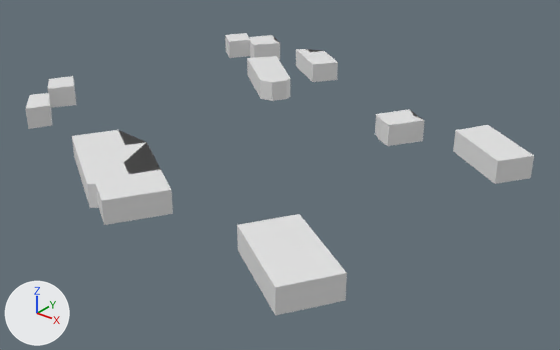
Two versions of the glTF model output/glb/tile_405.glb, one commit apart.
Camera for both pictures: a 50 mm lens placed at (222.0, -260.0, 139.0), pointed at (21.0, -9.0, -17.0). The lights are fixed; the arrows at lower left show +X, +Y and +Z. The older version comes first. Vertices at exactly the same position are counted once.

Script lines for the objects in view, before the commit:
```python
me_mesh_0 = bpy.data.meshes.new('Mesh_0')
me_mesh_0.from_pydata(...)  # 116 vertices, 157 faces; spans x -107.0..124.0, y -112.0..96.0, z 0.0..10.0
ob_mesh_0 = bpy.data.objects.new('Mesh_0', me_mesh_0)
ob_mesh_0.location = (0.0, 0.0, 0.0)
```
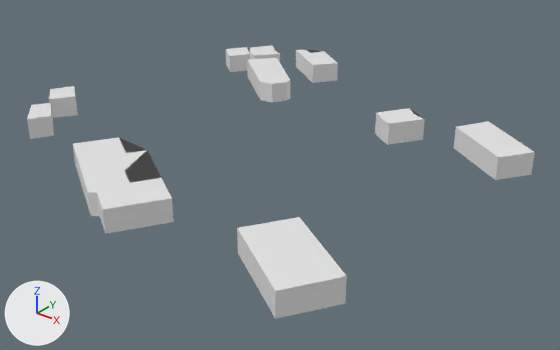
What changed in the scene script:
```text
Change me_mesh_0:
    used by ob_mesh_0; location = (0.0, 0.0, 0.0)
    remove me_mesh_0.from_pydata(...)  # 116 vertices, 157 faces; spans x -107.0..124.0, y -112.0..96.0, z 0.0..10.0
    add me_mesh_0.from_pydata(...)  # 118 vertices, 157 faces; spans x -107.0..124.0, y -112.0..96.0, z -9.0..12.0
    me_mesh_0 part 1: the loose piece of 12 vertices spanning x -51.0..-11.0, y 28.0..65.0, z 0.0..10.0 is moved by (0.0, 0.0, -1.0)
    me_mesh_0 part 2: the loose piece of 24 vertices spanning x -37.0..32.0, y -109.0..-61.0, z 0.0..10.0 is moved by (0.0, 0.0, -4.0)
    me_mesh_0 part 3: the loose piece of 8 vertices spanning x -107.0..-88.0, y -48.0..-28.0, z 0.0..10.0 is moved by (0.0, 0.0, -5.0)
    me_mesh_0 part 4: the loose piece of 12 vertices spanning x 50.0..71.0, y 16.0..39.0, z 0.0..10.0 is moved by (0.0, 0.0, 1.0)
    me_mesh_0 part 5: the loose piece of 8 vertices spanning x 87.0..124.0, y 11.0..44.0, z 0.0..10.0 is moved by (0.0, 0.0, 2.0)
    me_mesh_0 part 6: the loose piece of 12 vertices spanning x 68.0..114.0, y -112.0..-72.0, z 0.0..10.0 is moved by (0.0, 0.0, -1.0)
    me_mesh_0 part 7: the loose piece of 8 vertices spanning x -94.0..-75.0, y -71.0..-51.0, z 0.0..10.0 is moved by (0.0, 0.0, -5.0)
    me_mesh_0 part 8: the loose piece of 8 vertices spanning x -107.0..-88.0, y -48.0..-28.0, z 0.0..10.0 is copied, and the copy is moved by (15.0, 117.0, -9.0); it spans x -92.0..-73.0, y 69.0..90.0, z -9.0..1.0
    me_mesh_0 part 9: a new loose piece of 14 vertices spanning x -77.0..-55.0, y 74.0..96.0, z -6.0..4.0
    me_mesh_0 part 10
    20 vertices are removed from x -92.0..-55.0, y 69.0..96.0, z 0.0..10.0
    29 faces are deleted
```

Location of each change, (x1, y1, x2, y2) in pixels of the pictures (560 x 350 px; the box of a moved part takes in the faces that stretch with it):
'Mesh_0', reshaped
    before: (26, 33, 534, 315)
    after: (27, 45, 535, 319)
part 1 of me_mesh_0, moved or reshaped
    before: (247, 56, 290, 101)
    after: (247, 58, 290, 102)
part 2 of me_mesh_0, moved or reshaped
    before: (72, 130, 173, 225)
    after: (73, 137, 174, 234)
part 3 of me_mesh_0, moved or reshaped
    before: (48, 76, 76, 108)
    after: (49, 86, 78, 118)
part 4 of me_mesh_0, moved or reshaped
    before: (375, 109, 425, 146)
    after: (375, 108, 425, 145)
part 5 of me_mesh_0, moved or reshaped
    before: (453, 125, 534, 184)
    after: (454, 121, 535, 180)
part 6 of me_mesh_0, moved or reshaped
    before: (237, 214, 347, 315)
    after: (237, 217, 347, 319)
part 7 of me_mesh_0, moved or reshaped
    before: (26, 93, 52, 129)
    after: (27, 103, 54, 139)
part 8 of me_mesh_0, added
    after: (226, 47, 250, 72)
part 9 of me_mesh_0, added
    after: (250, 45, 280, 62)
part 10 of me_mesh_0, deleted
    before: (225, 33, 280, 60)
